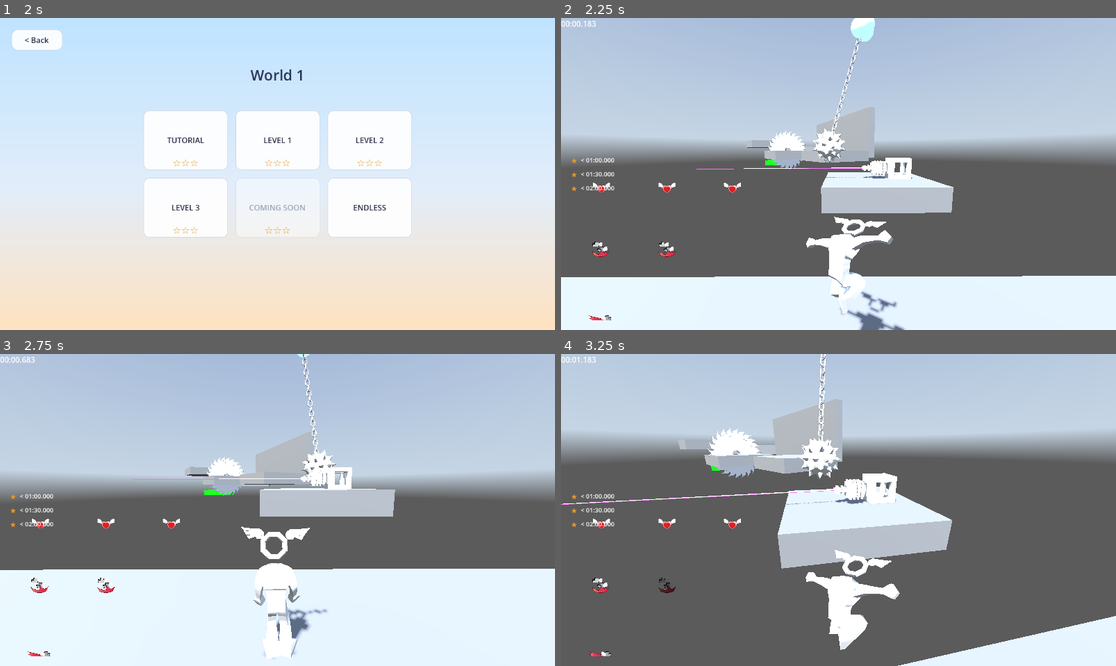
Above: before the commit, frames 1-4 (two rows, left to right).
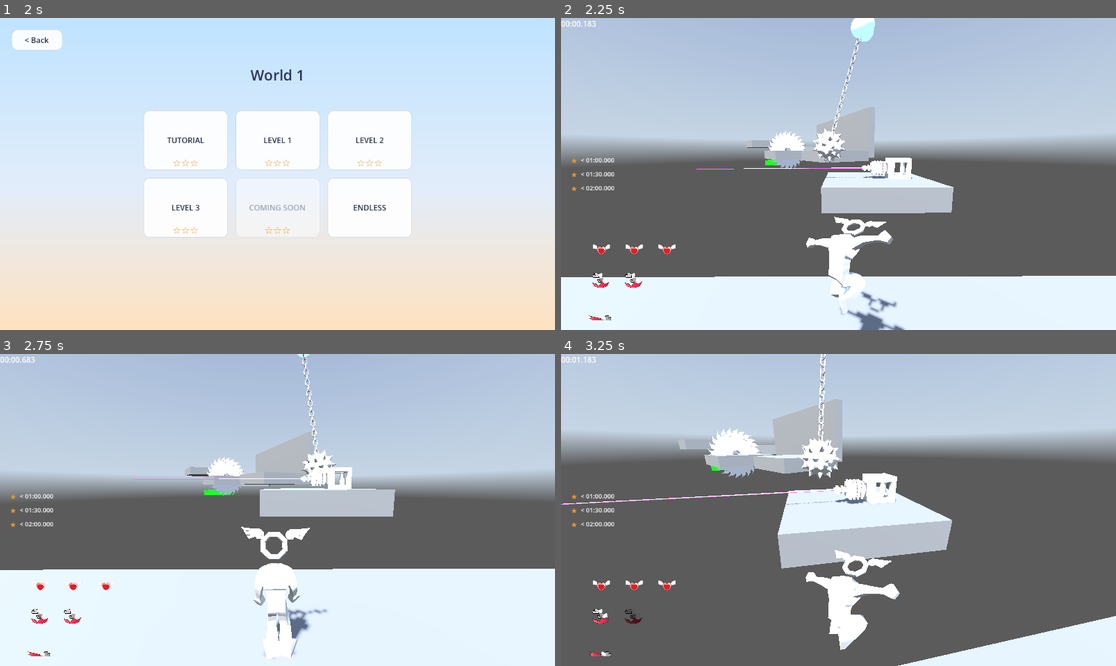
Above: after the commit, the same moments.

Repository: jpvds1/DDJD
Game: Godot game, scene res://scenes/game_controller.tscn
Same seed, same stepped clock (60 frames per second), same inputs: the game is played once before the commit and once after it. A sky picture missing from this copy of the repository is replaced by a grey-blue gradient. Sound files missing from this copy of the repository are replaced by a short silence.
Inputs (mouse positions are in pixels of both pictures, inside the frame that each line leads up to):
- Up to frame 1 (2 s): click "Continue as Guest" at 0.5 s; click "Play" at 1.25 s
- Up to frame 2 (2.25 s): click "LEVEL 1" at 2 s
- Up to frame 3 (2.75 s): no input
- Up to frame 4 (3.25 s): tap Enter at 2.75 s; move the mouse to (866, 510) at 2.77 s; hold W (move_forwards) from 2.78 s (still down); tap Space (jump) at 2.85, 3.02 s

Frame 1 is identical in both runs. In frame 2, 0.5% of the frame differs, in the area x 5-33%, y 52-87%; in frame 3, 0.4%; in frame 4, 0.5%.

Commit message:
fix: icons

Diff:
--- a/platformer-game/scripts/ui/main_UI.gd
+++ b/platformer-game/scripts/ui/main_UI.gd
@@ -131,6 +131,10 @@
 	level_complete_overlay.visible = false
 	pause_overlay.visible = false
 	game_over_overlay.visible = false
+
+	lives_container.add_theme_constant_override("separation", -60)
+	jumps_container.add_theme_constant_override("separation", -60)
+	$HUD/RootMargin/MainVBox.add_theme_constant_override("separation", -60)
 
 	if level and level.has_method("is_endless"):
 		timer_label.text = "0m"
@@ -346,7 +350,7 @@
 
 	var hbox := HBoxContainer.new()
 	hbox.set_anchors_preset(Control.PRESET_FULL_RECT)
-	hbox.add_theme_constant_override("separation", 10)
+	hbox.add_theme_constant_override("separation", -60)
 	dash_row.add_child(hbox)
 
 	for i in range(max_d):
